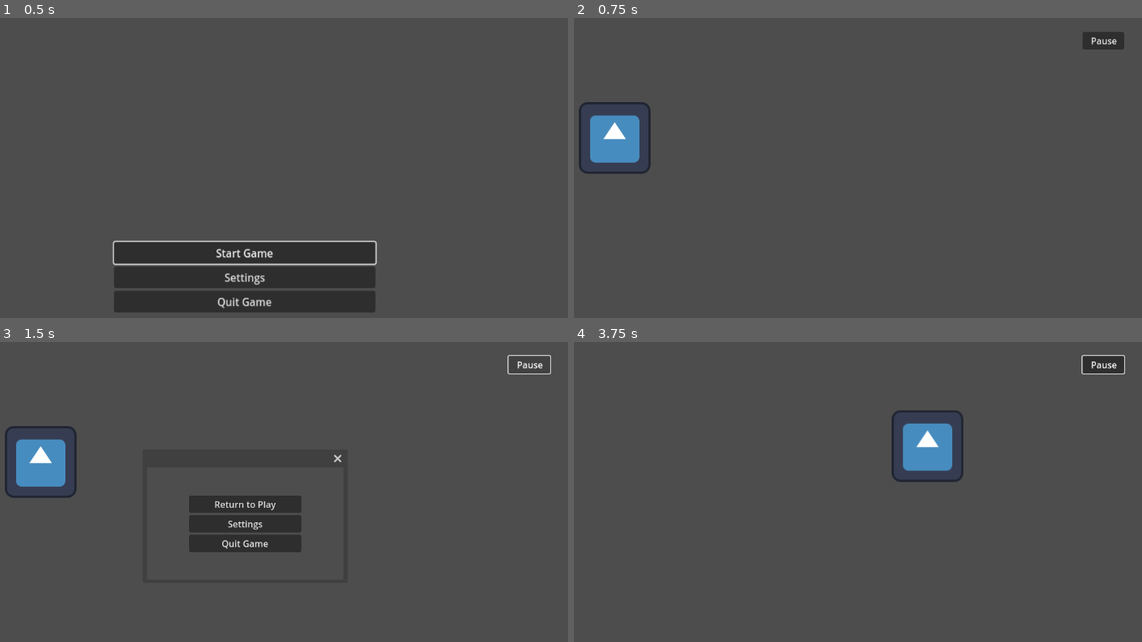
Above: before the commit, frames 1-4 (two rows, left to right).
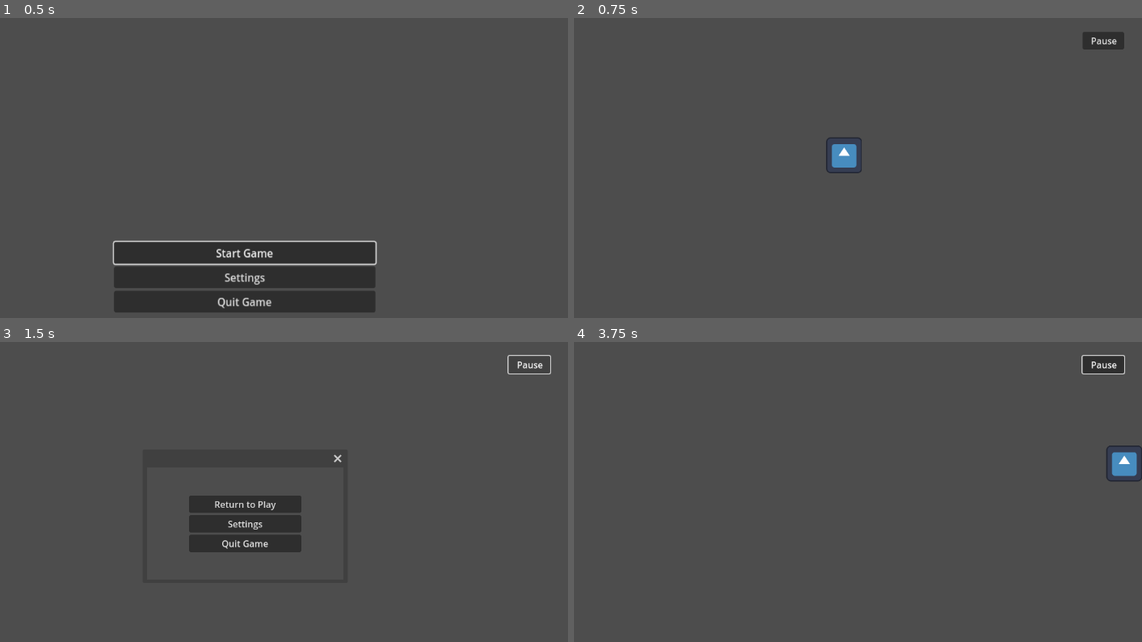
Above: after the commit, the same moments.

Repository: gabcorn/Project1-ECEN4273
Game: Godot game, scene res://main_menu.tscn
Two runs of this game, one before a commit and one after it. Both use one fixed random seed, a clock stepped at 60 frames per second and the inputs below. The engine's default icon, where the game draws it, is replaced by a stand-in: a white triangle on a blue panel in a dark square.
Inputs:
- Up to frame 1 (0.5 s): no input
- Up to frame 2 (0.75 s): click "Start Game" at 0.5 s
- Up to frame 3 (1.5 s): click "Pause" at 1.25 s
- Up to frame 4 (3.75 s): click "Return to Play" at 2 s; hold Right (Right) from 2.78 s (still down); tap Up (Up) at 3.02 s

Frame 1 is identical in both runs. In frame 2, 2.2% of the frame differs, in the area x 0-51%, y 28-53%; in frame 3, 1.7%; in frame 4, 2.3%, in the area x 55-100%, y 22-47%.

Commit message:
New changes to collisions and passages

Diff:
--- a/Map.tscn
+++ b/Map.tscn
@@ -1,23 +1,62 @@
-[gd_scene load_steps=5 format=3 uid="uid://bkyw8pc35e8ek"]
+[gd_scene load_steps=7 format=3 uid="uid://bkyw8pc35e8ek"]
 
 [ext_resource type="PackedScene" uid="uid://d3brpoioce6hk" path="res://character_body_2d.tscn" id="1_w2e6l"]
 [ext_resource type="Script" path="res://collision_shape_2d.gd" id="2_afjgq"]
 [ext_resource type="PackedScene" uid="uid://bqfmddvb1ed20" path="res://ui.tscn" id="3_7gk1n"]
+[ext_resource type="Script" path="res://passage.gd" id="4_5i3ku"]
 
 [sub_resource type="RectangleShape2D" id="RectangleShape2D_nes1k"]
 size = Vector2(1149, 646)
 
+[sub_resource type="RectangleShape2D" id="RectangleShape2D_2m1ko"]
+size = Vector2(153, 118)
+
 [node name="Map" type="Node2D"]
 
 [node name="CharacterBody2D" parent="." instance=ExtResource("1_w2e6l")]
+position = Vector2(584, 221)
+scale = Vector2(0.5, 0.5)
 
-[node name="Area2D" type="Area2D" parent="."]
+[node name="Walls" type="StaticBody2D" parent="."]
+position = Vector2(142, 172)
 
-[node name="CollisionShape2D" type="CollisionShape2D" parent="Area2D"]
+[node name="Wall1" type="CollisionShape2D" parent="Walls"]
 physics_interpolation_mode = 1
-position = Vector2(576, -324)
+position = Vector2(433, -495)
+shape = SubResource("RectangleShape2D_nes1k")
+one_way_collision_margin = 22.9
+script = ExtResource("2_afjgq")
+
+[node name="Wall2" type="CollisionShape2D" parent="Walls"]
+physics_interpolation_mode = 1
+position = Vector2(434, 794)
+shape = SubResource("RectangleShape2D_nes1k")
+one_way_collision_margin = 22.9
+script = ExtResource("2_afjgq")
+
+[node name="Wall3" type="CollisionShape2D" parent="Walls"]
+physics_interpolation_mode = 1
+position = Vector2(-466, 133)
+rotation = 1.5708
+shape = SubResource("RectangleShape2D_nes1k")
+one_way_collision_margin = 22.9
+script = ExtResource("2_afjgq")
+
+[node name="Wall4" type="CollisionShape2D" parent="Walls"]
+physics_interpolation_mode = 1
+position = Vector2(1332, 201)
+rotation = 1.5708
 shape = SubResource("RectangleShape2D_nes1k")
 one_way_collision_margin = 22.9
 script = ExtResource("2_afjgq")
 
 [node name="CanvasLayer" parent="." instance=ExtResource("3_7gk1n")]
+
+[node name="Passage" type="Area2D" parent="."]
+script = ExtResource("4_5i3ku")
+
+[node name="CollisionShape2D" type="CollisionShape2D" parent="Passage"]
+position = Vector2(1201, 312)
+shape = SubResource("RectangleShape2D_2m1ko")
+
+[connection signal="body_entered" from="Passage" to="Passage" method="_on_body_entered"]
--- /dev/null
+++ b/passage.gd
@@ -0,0 +1,22 @@
+extends Area2D
+
+
+# Called when the node enters the scene tree for the first time.
+func _ready() -> void:
+	pass # Replace with function body.
+
+
+# Called every frame. 'delta' is the elapsed time since the previous frame.
+func _process(delta: float) -> void:
+	pass
+
+func change_room():
+	var tween = get_tree().create_tween()
+	tween.tween_property($ColorRect, "modulate:a", 1.0, 0.5)  # Fade to black
+	await tween.finished
+	get_tree().change_scene_to_file("res://NextRoom.tscn")  # Change to your next room scene
+
+func _on_Passage_body_entered(body):
+	if body.name == "Player":
+		print("You entered the passage!")
+		change_room()
--- /dev/null
+++ b/wall.tscn
@@ -0,0 +1,35 @@
+[gd_scene format=3 uid="uid://bffdkhby72ffv"]
+
+[node name="Wall" type="Node2D"]
+
+[node name="StaticBody2D" type="StaticBody2D" parent="."]
+position = Vector2(1310, 322)
+
+[node name="CollisionShape2D" type="CollisionShape2D" parent="StaticBody2D"]
+position = Vector2(4, 2)
+
+[node name="Sprite2D" type="Sprite2D" parent="StaticBody2D"]
+
+[node name="StaticBody2D2" type="StaticBody2D" parent="."]
+position = Vector2(-277, 349)
+
+[node name="CollisionShape2D" type="CollisionShape2D" parent="StaticBody2D2"]
+position = Vector2(4, 2)
+
+[node name="Sprite2D" type="Sprite2D" parent="StaticBody2D2"]
+
+[node name="StaticBody2D3" type="StaticBody2D" parent="."]
+position = Vector2(547, 873)
+
+[node name="CollisionShape2D" type="CollisionShape2D" parent="StaticBody2D3"]
+position = Vector2(4, 2)
+
+[node name="Sprite2D" type="Sprite2D" parent="StaticBody2D3"]
+
+[node name="StaticBody2D4" type="StaticBody2D" parent="."]
+position = Vector2(581, -325)
+
+[node name="CollisionShape2D" type="CollisionShape2D" parent="StaticBody2D4"]
+position = Vector2(4, 2)
+
+[node name="Sprite2D" type="Sprite2D" parent="StaticBody2D4"]
